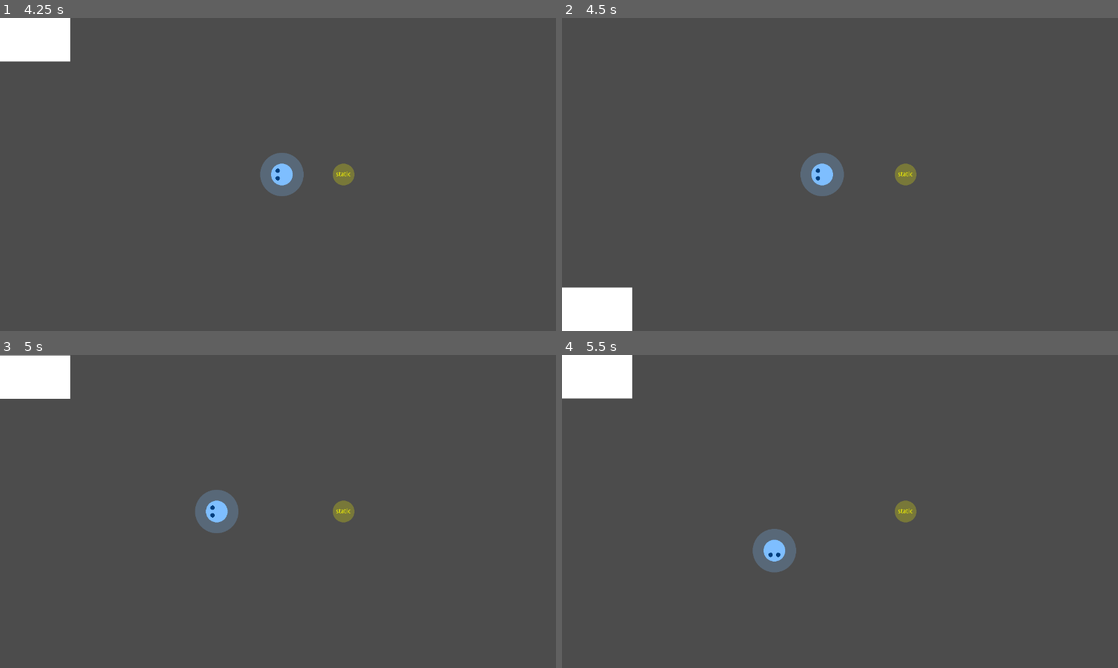
Above: before the commit, frames 1-4 (two rows, left to right).
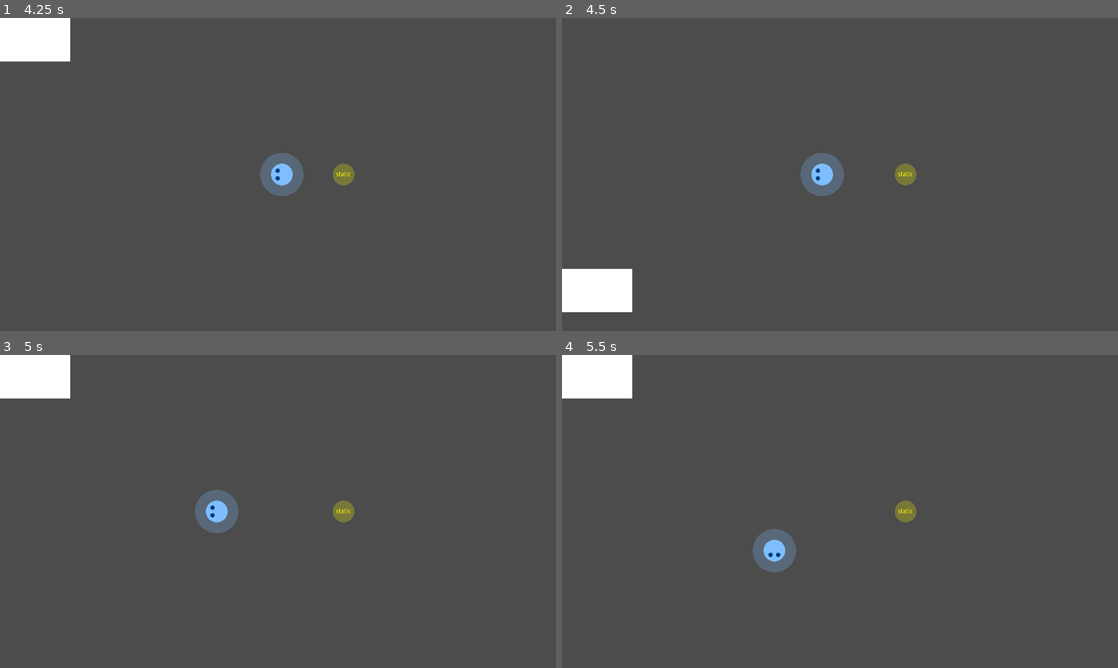
Above: after the commit, the same moments.

Repository: saimukzi/NfaoPoSim
Game: Godot game, scene res://DebugStage/DebugStage.tscn
The game is run twice, just before and just after one commit, with the same random seed, the same clock (stepped at 60 frames per second) and the same inputs. Sound files missing from this copy of the repository are replaced by a short silence.
Inputs:
- Up to frame 1 (4.25 s): tap Enter at 0.5 s; hold Right (game_right) 0.53-1.28 s; hold Z (game_eat) 0.53-1.28 s; hold Down (game_down) 1.28-2.03 s; tap Z (game_eat) at 1.35, 2.85 s; hold Right (game_right) 2.03-2.78 s; hold Z (game_eat) 2.03-2.78 s; hold Up (game_up) 2.78-3.53 s; hold Left (game_left) from 3.53 s (still down); hold Z (game_eat) from 3.53 s (still down)
- Up to frame 2 (4.5 s): keep holding Left (game_left); release Z (game_eat) at 4.28 s; tap Z (game_eat) at 4.35 s
- Up to frame 3 (5 s): keep holding Left (game_left)
- Up to frame 4 (5.5 s): release Left (game_left) at 5.03 s; hold Down (game_down) from 5.03 s (still down); hold Z (game_eat) from 5.03 s (still down)

Frame 1 is identical in both runs. In frame 2, 1.5% of the frame differs, in the area x 0-13%, y 80-100%; in frame 3, less than 0.1%; in frame 4, nothing differs.

Commit message:
state machine use call_deferred to change state

Diff:
--- a/GameBase/Flag.gd
+++ b/GameBase/Flag.gd
@@ -17,9 +17,6 @@
 
 func _on_AudioStreamPlayer2D_finished():
 	state()._on_AudioStreamPlayer2D_finished()
-
-func _physics_process(_delta):
-	state_machine.tick()
 
 func _process(delta):
 	state()._process(delta)
--- a/Mobs/RandomMoveMob/RandomMoveMob.gd
+++ b/Mobs/RandomMoveMob/RandomMoveMob.gd
@@ -11,16 +11,12 @@
 	state_machine.set_next_state(NormalState.new())
 
 class MyState extends StateMachine.State:
-	var me_wref
-	func get_me(): return me_wref.get_ref()
-	func init():
-		self.me_wref = weakref(state_machine_wref.get_ref().me_wref.get_ref())
+	func get_me(): return get_state_machine().get_me()
 	func _physics_process(delta): pass
 	func _on_flag_start(flag_node): pass
 	func _on_flag_done(flag_node): pass
 
 func _physics_process(delta):
-	state_machine.tick()
 	state()._physics_process(delta)
 func _on_flag_start(flag_node): state()._on_flag_start(flag_node)
 func _on_flag_done(flag_node): state()._on_flag_done(flag_node)
@@ -52,6 +48,8 @@
 
 class MyStateMachine extends StateMachine:
 	var me_wref
+	func get_me():
+		return me_wref.get_ref()
 	func _init(me).():
 		self.me_wref = weakref(me)
 	func default_state():
--- a/commons/StateMachine.gd
+++ b/commons/StateMachine.gd
@@ -11,21 +11,24 @@
 	state.init()
 
 func set_next_state(new_state):
+	var old_next_state_exist = (self.next_state!=null)
 	self.next_state = new_state
+	if not old_next_state_exist:
+		self.call_deferred("exec_change_state")
 
 func default_state():
 	return State.new()
 
-func tick():
-	if next_state != null:
-		if state != null:
-			state.end()
-			state = null
-		state = next_state
-		next_state = null
-		state.state_machine_wref = weakref(self)
-		state.init()
-		state.start()
+func exec_change_state():
+	if next_state == null: return
+	if state != null:
+		state.end()
+		state = null
+	state = next_state
+	next_state = null
+	state.state_machine_wref = weakref(self)
+	state.init()
+	state.start()
 
 class State extends Reference:
 	var state_machine_wref
